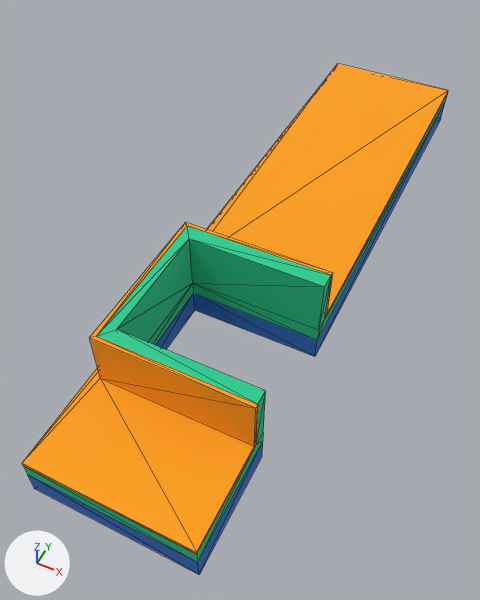
An edit to the FBX model models/fbx/ustanovka/Krisha.FBX, drawn before and after from the same camera.
The view is the same before and after, from a 50 mm lens placed at (1.23, -3.25, 3.22), pointed at (-0.17, -0.46, -0.28). Arrows for +X, +Y and +Z are at lower left; the lights stay in place. Mesh edges are drawn as thin lines. Where no turn or scale is listed for an object, it has been applied to the vertices.

The first picture shows '_Krisha'.
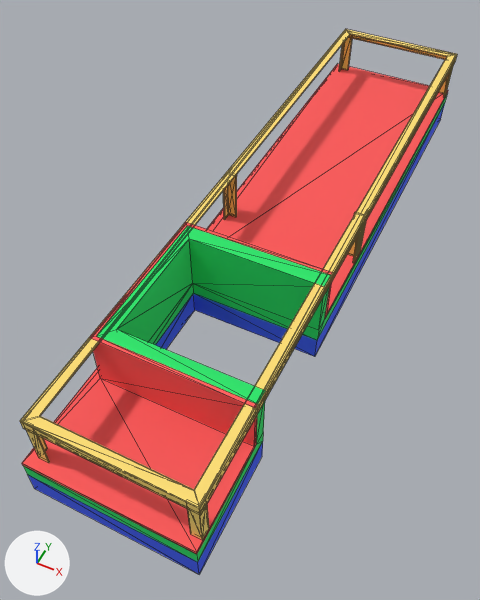
The change, as a list of edits to the scene's bpy script:
```text
Change mat_17___default:
    mat_17___default.base_color: (1.0, 0.353, 0.0) -> (1.0, 0.098, 0.098)  # orange #ffa000 -> red #ff5858
Change mat_17___default_001:
    mat_17___default_001.base_color: (0.0196, 0.604, 0.282) -> (0.0157, 0.788, 0.141)  # green #26cc91 -> green #22e669
Change mat_material__5690:
    mat_material__5690.base_color: (0.0314, 0.169, 0.608) -> (0.0471, 0.114, 1.0)  # blue #3272cd -> blue #3d5fff
Add mat_material__5690_001:
    mat_material__5690_001 = principled_material('Material #5690.001')
    mat_material__5690_001.base_color = (1.0, 0.737, 0.173)  # yellow #ffdf73
    mat_material__5690_001.roughness = 0.859
Add me_mesh_1:
    me_mesh_1.from_pydata(...)  # 240 vertices, 288 faces; spans x -0.5..0.5, y -2.19..2.3, z 0.04..0.41
    me_mesh_1.materials.append(mat_material__5690_001)  # yellow #ffdf73
Add ob_krisha1:
    ob_krisha1 = bpy.data.objects.new('Krisha1', me_mesh_1)
    ob_krisha1.location = (0.0, 0.0, 0.0)
```

Where the change shows, as pixel boxes [x1, y1, x2, y2] in the pictures (480 x 600 px):
'_Krisha', recoloured (orange to red): [22, 64, 448, 574] in both
'Krisha1', added (yellow): after [20, 29, 457, 540]
